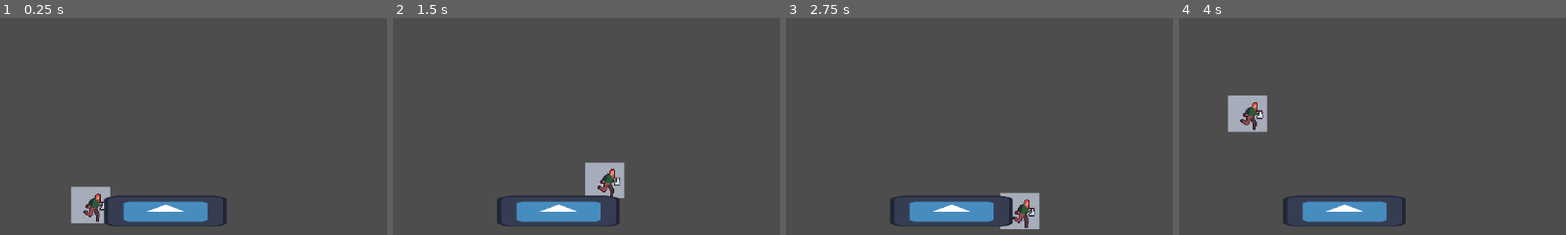
Above: before the commit, frames 1-4 (left to right).
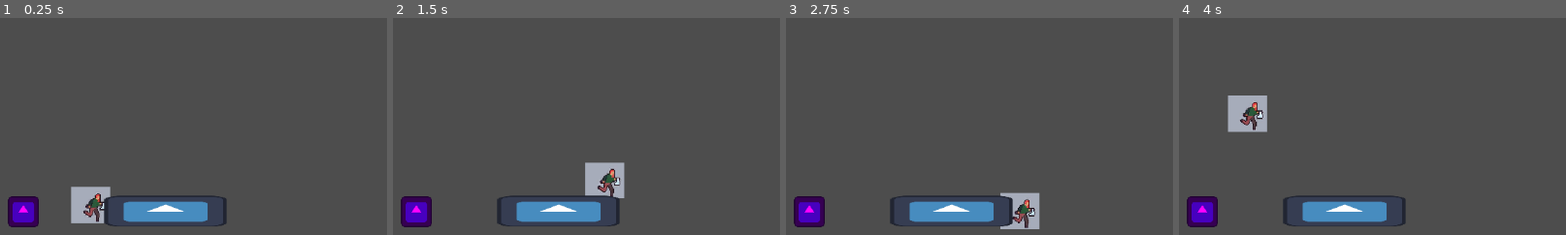
Above: after the commit, the same moments.

Repository: nandedeska/ggj-2026
Game: Godot game, scene res://scenes/game.tscn
The game is run twice, just before and just after one commit, with the same random seed, the same clock (stepped at 60 frames per second) and the same inputs. The engine's default icon, where the game draws it, is replaced by a stand-in: a white triangle on a blue panel in a dark square.
Inputs:
- Up to frame 1 (0.25 s): no input
- Up to frame 2 (1.5 s): hold D (move_right) from 0.53 s (still down); tap W (jump) at 0.77 s
- Up to frame 3 (2.75 s): tap W (jump) at 1.52 s; release D (move_right) at 2.03 s; hold A (move_left) from 2.03 s (still down)
- Up to frame 4 (4 s): keep holding A (move_left); tap W (jump) at 3.02, 3.77 s
The pictures show only the part of the screen within x 38-88%, y 12-62%; the shares and areas given below are measured in that part.

The runs differ from the first frame. In frame 1, 1.1% of the frame differs, in the area x 2-11%, y 82-97%; in frame 2, 1.1%; in frame 3, 1.1%; in frame 4, 1.1%.

Commit message:
New movement changes + box interactions
box can be collided with, a little jank but progress is progress

Diff:
--- /dev/null
+++ b/scenes/box.tscn
@@ -0,0 +1,19 @@
+[gd_scene load_steps=3 format=3 uid="uid://cd4e0u552mlvc"]
+
+[ext_resource type="Texture2D" uid="uid://4q335xxs2p" path="res://graphics/icon.svg" id="1_3inec"]
+
+[sub_resource type="RectangleShape2D" id="RectangleShape2D_3inec"]
+
+[node name="RigidBody2D" type="RigidBody2D" groups=["Rigidbody"]]
+collision_layer = 2
+collision_mask = 2
+
+[node name="Sprite2D" type="Sprite2D" parent="."]
+modulate = Color(1, 0, 1, 1)
+position = Vector2(1.9073486e-06, -11.999999)
+scale = Vector2(0.15625, 0.15624999)
+texture = ExtResource("1_3inec")
+
+[node name="CollisionShape2D" type="CollisionShape2D" parent="."]
+position = Vector2(0, -12)
+shape = SubResource("RectangleShape2D_3inec")
--- a/scenes/game.tscn
+++ b/scenes/game.tscn
@@ -1,7 +1,8 @@
-[gd_scene load_steps=4 format=3 uid="uid://ogf28fjnty4v"]
+[gd_scene load_steps=5 format=3 uid="uid://ogf28fjnty4v"]
 
 [ext_resource type="PackedScene" uid="uid://dwcyago5htpj6" path="res://scenes/player.tscn" id="1_uwrxv"]
-[ext_resource type="PackedScene" path="res://scenes/platform.tscn" id="2_yqjtg"]
+[ext_resource type="PackedScene" uid="uid://bg2xj8ql16rcl" path="res://scenes/platform.tscn" id="2_yqjtg"]
+[ext_resource type="PackedScene" uid="uid://cd4e0u552mlvc" path="res://scenes/box.tscn" id="3_lnu2h"]
 
 [sub_resource type="WorldBoundaryShape2D" id="WorldBoundaryShape2D_80nbo"]
 
@@ -14,6 +15,7 @@
 zoom = Vector2(2.275, 2.275)
 
 [node name="StaticBody2D" type="StaticBody2D" parent="."]
+collision_layer = 3
 
 [node name="CollisionShape2D" type="CollisionShape2D" parent="StaticBody2D"]
 position = Vector2(1, 29)
@@ -31,3 +33,6 @@
 
 [node name="StaticBody2D3" parent="." instance=ExtResource("2_yqjtg")]
 position = Vector2(19, 19)
+
+[node name="RigidBody2D" parent="." instance=ExtResource("3_lnu2h")]
+position = Vector2(-44, 28)
--- a/scenes/platform.tscn
+++ b/scenes/platform.tscn
@@ -1,17 +1,17 @@
-[gd_scene load_steps=0 format=3 uid="uid://cgqpg3bl07ghk"]
+[gd_scene load_steps=3 format=3 uid="uid://bg2xj8ql16rcl"]
 
 [ext_resource type="Texture2D" uid="uid://4q335xxs2p" path="res://graphics/icon.svg" id="1_ba0x2"]
 
 [sub_resource type="RectangleShape2D" id="RectangleShape2D_v4t87"]
 size = Vector2(79, 20)
 
-[node name="StaticBody2D" type="StaticBody2D" unique_id=833524831]
+[node name="StaticBody2D" type="StaticBody2D"]
 
-[node name="Sprite2D" type="Sprite2D" parent="." unique_id=2036100061]
+[node name="Sprite2D" type="Sprite2D" parent="."]
 position = Vector2(30.000004, -1.9073486e-06)
 scale = Vector2(0.625, 0.15625001)
 texture = ExtResource("1_ba0x2")
 
-[node name="CollisionShape2D" type="CollisionShape2D" parent="." unique_id=355166567]
+[node name="CollisionShape2D" type="CollisionShape2D" parent="."]
 position = Vector2(30, 0)
 shape = SubResource("RectangleShape2D_v4t87")
--- a/scenes/player.tscn
+++ b/scenes/player.tscn
@@ -61,7 +61,11 @@
 [sub_resource type="CircleShape2D" id="CircleShape2D_80nbo"]
 radius = 6.0
 
+[sub_resource type="RectangleShape2D" id="RectangleShape2D_g2els"]
+size = Vector2(8, 8)
+
 [node name="CharacterBody2D" type="CharacterBody2D"]
+collision_layer = 3
 script = ExtResource("1_pjt0s")
 
 [node name="AnimatedSprite2D" type="AnimatedSprite2D" parent="."]
@@ -74,3 +78,14 @@
 [node name="CollisionShape2D" type="CollisionShape2D" parent="."]
 position = Vector2(1, -17)
 shape = SubResource("CircleShape2D_80nbo")
+
+[node name="Area2D" type="Area2D" parent="."]
+collision_layer = 3
+collision_mask = 3
+
+[node name="CollisionShape2D" type="CollisionShape2D" parent="Area2D"]
+position = Vector2(1, -14)
+shape = SubResource("RectangleShape2D_g2els")
+
+[connection signal="body_entered" from="Area2D" to="." method="_on_area_2d_body_entered"]
+[connection signal="body_exited" from="Area2D" to="." method="_on_area_2d_body_exited"]
--- a/scripts/player.gd
+++ b/scripts/player.gd
@@ -6,17 +6,17 @@
 const FRICTION = 20
 
 var floor_contact_cayote: float = 0.0
-const FLOOR_CONTACT_CAYOTE_TIME: float = 0.05
+const FLOOR_CONTACT_CAYOTE_TIME: float = 0.1
 
 const GRAVITY_NORMAL: float = 14
 const GRAVITY_WALL: float = 12
 const WALL_JUMP_PUSH_FORCE: float = 300.0
 
 var wall_contact_cayote: float = 0.0
-const WALL_CONTACT_CAYOTE_TIME: float = 0.05
+const WALL_CONTACT_CAYOTE_TIME: float = 0.1
 
 var wall_jump_lock: float = 0.0
-const WALL_JUMP_LOCK_TIME: float = 0.1
+const WALL_JUMP_LOCK_TIME: float = 0.275
 
 var look_dir_x: int =  1
 
@@ -54,3 +54,13 @@
 		floor_contact_cayote = FLOOR_CONTACT_CAYOTE_TIME
 
 	move_and_slide()
+
+func _on_area_2d_body_entered(body: Node2D) -> void:
+	if body.is_in_group("Rigidbody"):
+		body.collision_layer = 1
+		body.collision_mask = 1
+
+func _on_area_2d_body_exited(body: Node2D) -> void:
+	if body.is_in_group("Rigidbody"):
+		body.collision_layer = 2
+		body.collision_mask = 2
Not shown: 1 places in scenes/player.tscn that only renumber resources
